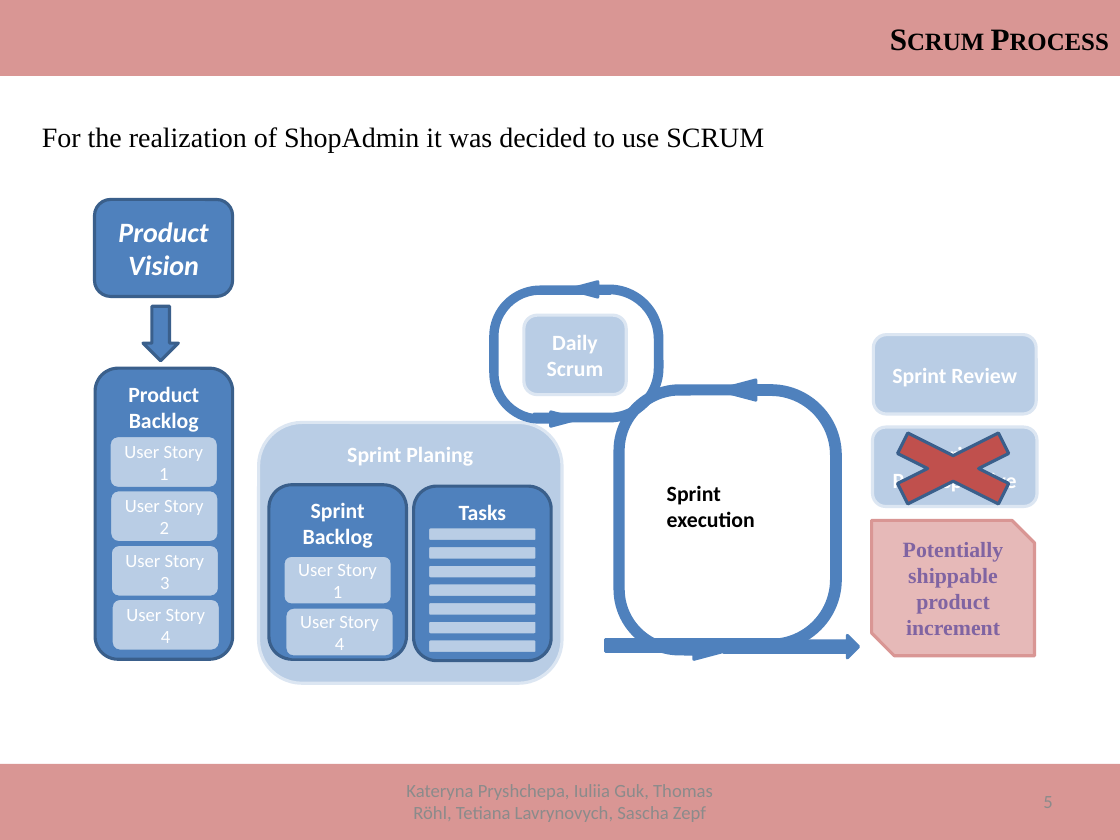
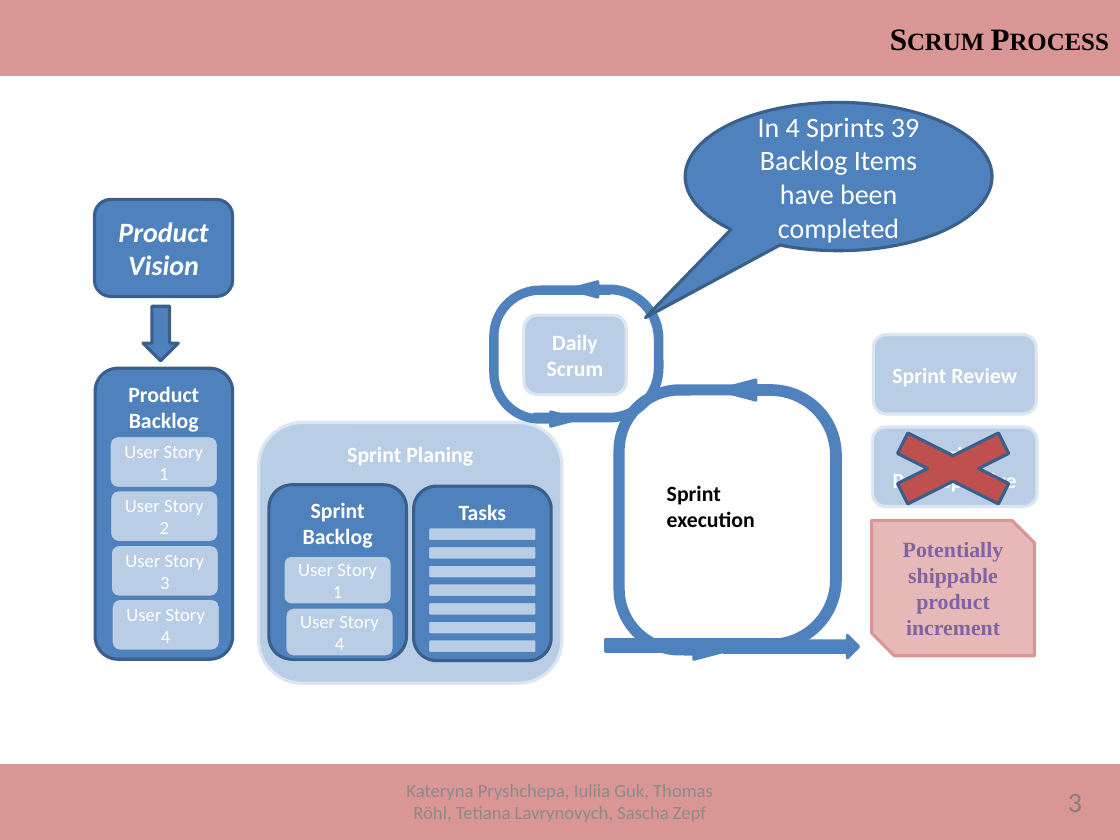
Before and after one commit to ThomasRoehl/ShopAdmin, a slide deck: slide 8 of Dokumentation/ShopAdmin_Final.pptx (slide 5 before the commit). Drawn at 1120x840 pixels with LibreOffice and Linux fonts; fonts in the diff are those of the drawing. Boxes give left, top, right and bottom in pixels: in the first picture for what was removed or moved away, otherwise in the second. Text is boxed around its words. In the diff, an @@ line names an element or a change of style, - is before the commit and + after.

```diff
--- a/Dokumentation/ShopAdmin_Final.pptx
+++ b/Dokumentation/ShopAdmin_Final.pptx
@@ speech bubble added at [685,103,992,251], fill #4F81BD, outline #3A5F8C 2 pt, 18 pt, text #FFFFFF @@
+In 4 Sprints 39 Backlog Items have been completed
@@ text removed at [42,127,764,153] @@
-For the realization of ShopAdmin it was decided to use SCRUM
@@ text added at [1068,794,1082,812], 18 pt, text #808080 @@
+3
```
Also in this commit, not shown: 32 other slides changed, 4 slides added, 1 other file.
